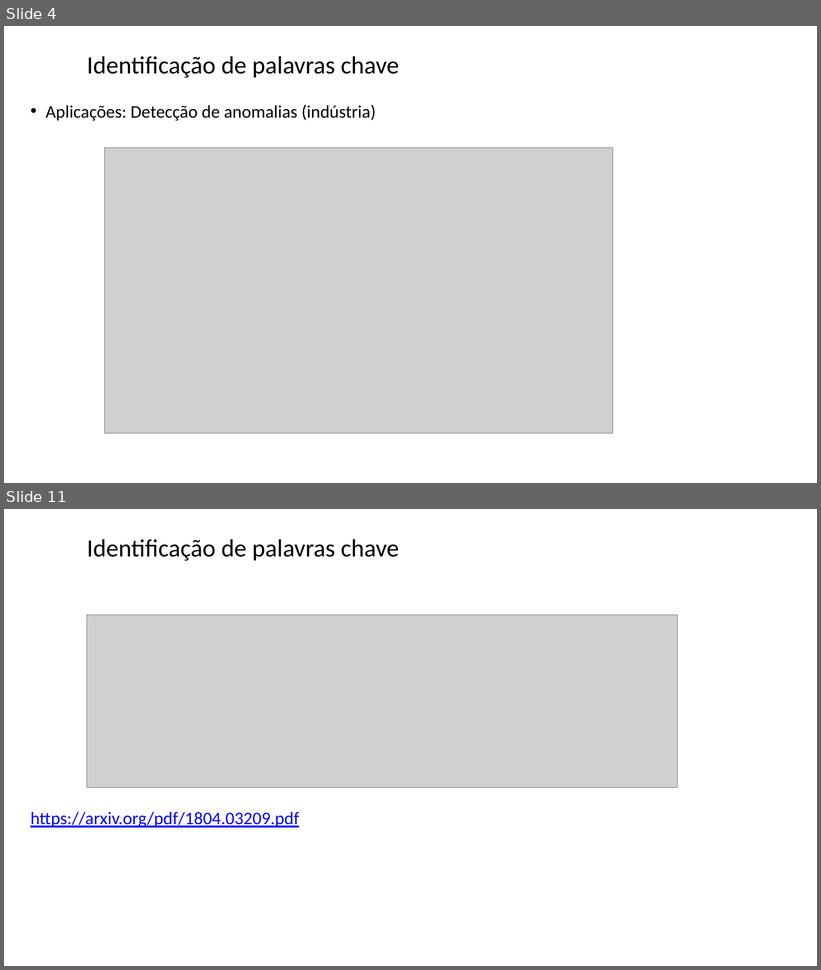
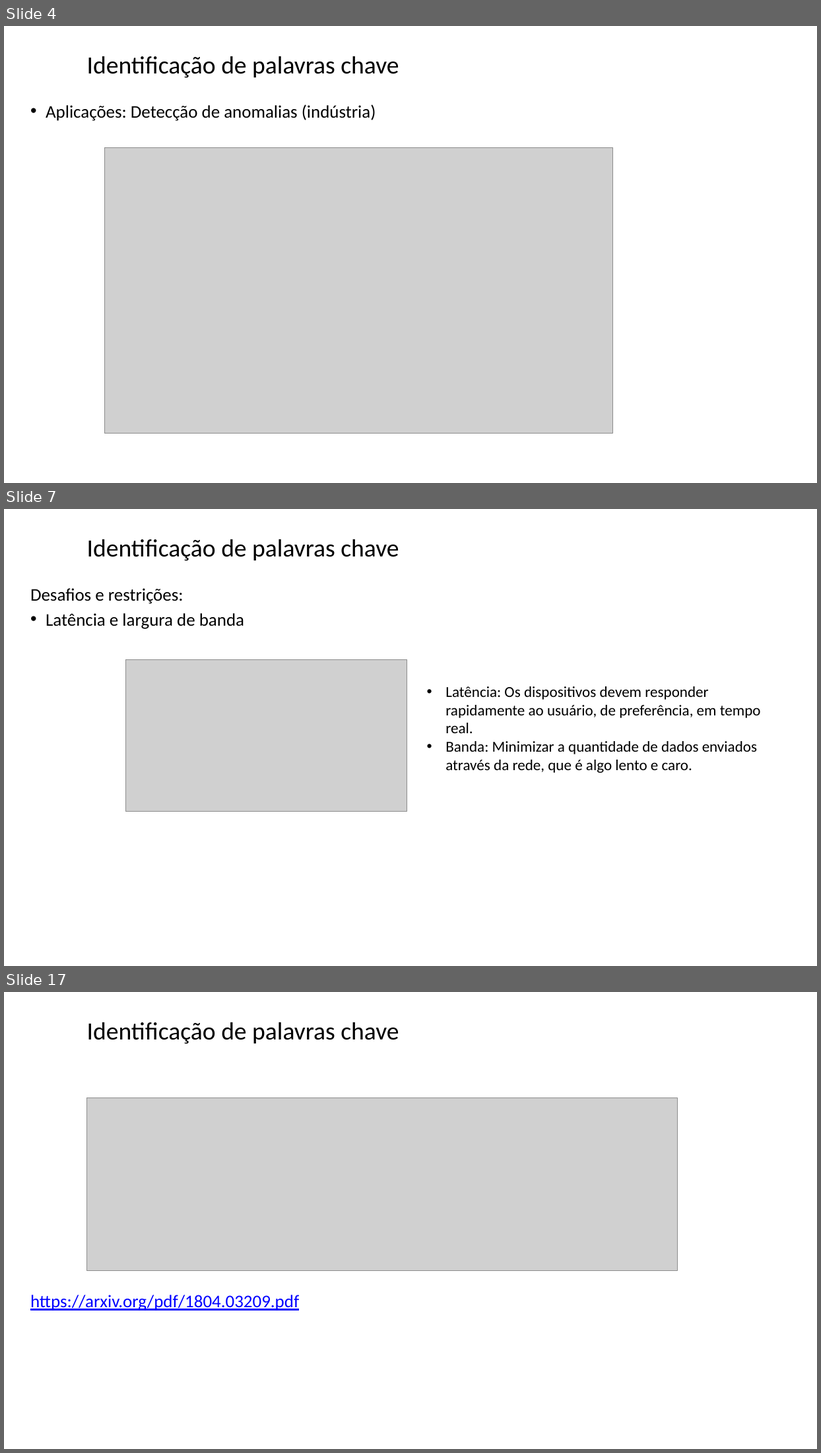
Before and after one commit to zz4fap/tp557-iot-ml, a slide deck: slides/TP557_17_identificação_palavras_chave.pptx. Shown one above the other, each under a label of ours: slides 4 and 11 before the commit, slides 4, 7 and 17 after it; the slides between them are not shown. The pictures are 821x970 and 821x1453 pixels, drawn with LibreOffice and Linux fonts; fonts in the diff are those of the drawing; grey boxes stand for pictures; background and template pictures are left out. Boxes give left, top, right and bottom in pixels: in the first picture for what was removed or moved away, otherwise in the second. Text is boxed around its words. In the diff, an @@ line names an element or a change of style, - is before the commit and + after.

```diff
--- a/slides/TP557_17_identificação_palavras_chave.pptx
+++ b/slides/TP557_17_identificação_palavras_chave.pptx
@@ slide 7 added at [4,509,817,966], background #FFFFFF @@
@@ title added at [87,539,399,561], 29.3 pt, text #000000 @@
+Identificação de palavras chave
@@ text added at [30,588,244,629], 21 pt, text #000000 @@
+Desafios e restrições:
+• Latência e largura de banda
@@ picture added at [126,659,408,811] @@
@@ text added at [446,687,761,773], 18 pt, text #000000 @@
+• Latência: Os dispositivos devem responder rapidamente ao usuário, de preferência, em tempo real.
+• Banda: Minimizar a quantidade de dados enviados através da rede, que é algo lento e caro.
@@ what was slide 11 is now slide 17 @@
```
Also in this commit, not shown: 7 slides changed, 5 other slides added.
